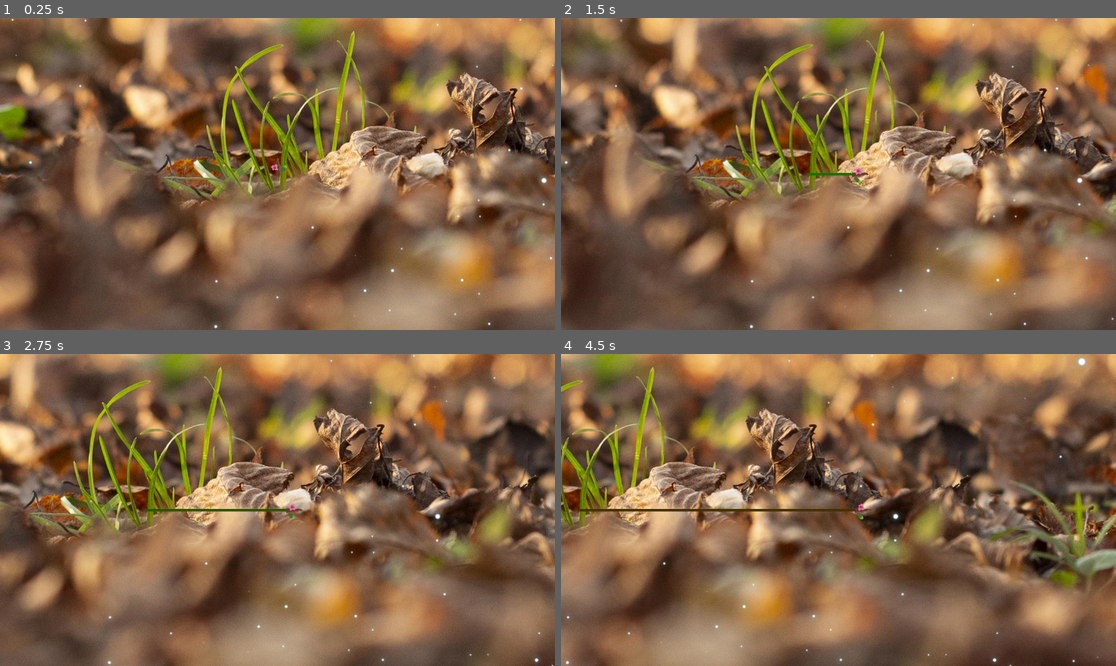
Above: before the commit, frames 1-4 (two rows, left to right).
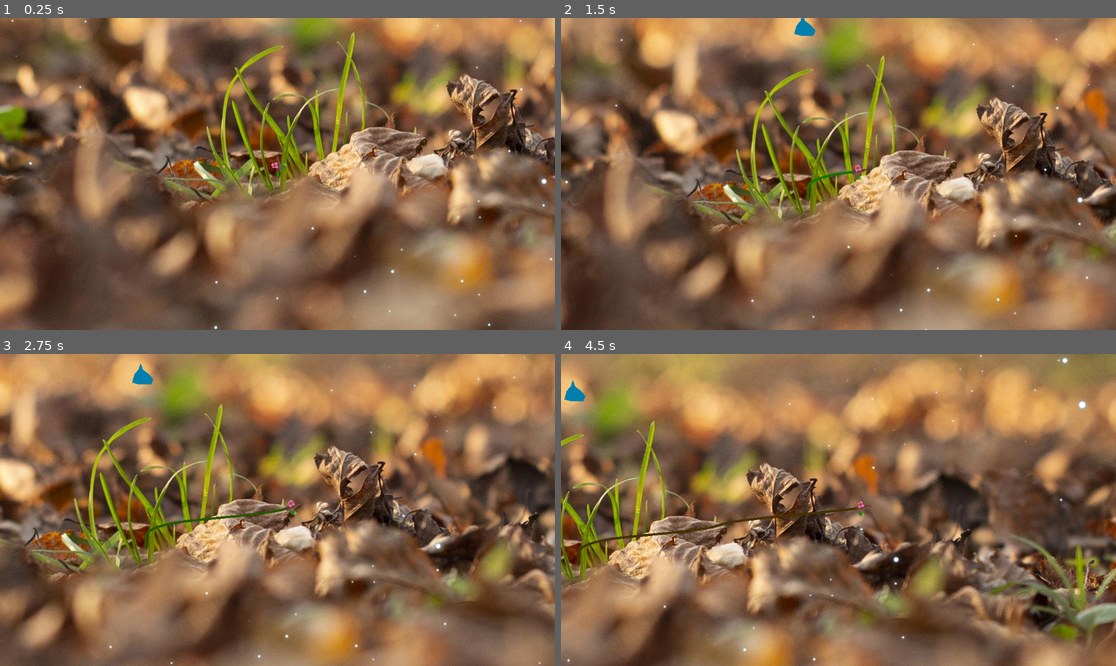
Above: after the commit, the same moments.

Repository: quimnuss/cozy
Game: Godot game, scene res://scenes/main_game.tscn
Same seed, same stepped clock (60 frames per second), same inputs: the game is played once before the commit and once after it.
Inputs:
- Up to frame 1 (0.25 s): no input
- Up to frame 2 (1.5 s): tap Enter (ui_accept) at 0.5, 0.77 s; hold D (move_right) from 0.53 s (still down)
- Up to frame 3 (2.75 s): tap Enter (ui_accept) at 1.52 s; release D (move_right) at 2.03 s; hold A (move_left) from 2.03 s (still down)
- Up to frame 4 (4.5 s): release A (move_left) at 2.78 s; hold D (move_right) 2.78-4.28 s; tap Enter (ui_accept) at 3.02, 3.77 s; hold A (move_left) from 4.28 s (still down)

The runs differ from the first frame. In frame 1, 4.3% of the frame differs, in the area x 0-100%, y 0-100%; in frame 2, 70%; in frame 3, 79%; in frame 4, 82%.

Commit message:
force 10% up minimum

Diff:
--- a/actors/Pickup.tscn
+++ b/actors/Pickup.tscn
@@ -9,6 +9,8 @@
 script = ExtResource("1_47xoe")
 
 [node name="Area2D" type="Area2D" parent="."]
+collision_layer = 0
+collision_mask = 2
 
 [node name="CollisionShape2D" type="CollisionShape2D" parent="Area2D"]
 shape = SubResource("CircleShape2D_eip28")
--- a/actors/player.gd
+++ b/actors/player.gd
@@ -4,6 +4,8 @@
 
 const SPEED = 200.0
 const JUMP_VELOCITY = -400.0
+
+@export var min_direction : Vector2 = Vector2(1, -0.1)
 
 signal is_watered
 
@@ -18,9 +20,10 @@
 
     var direction = Input.get_vector("move_left", "move_right", "move_up", "move_down")
     if direction:
+        direction = direction.clamp(Vector2(-1,-1), min_direction)
         velocity = velocity.move_toward(direction*Vector2(SPEED,SPEED), SPEED*delta)
     else:
-        velocity = velocity.move_toward(Vector2(0,0),SPEED*delta)
+        velocity = velocity.move_toward(Vector2(0,-50),SPEED*delta)
 
     if velocity:
         rotation = velocity.angle() + PI/2
--- a/actors/player.tscn
+++ b/actors/player.tscn
@@ -6,6 +6,7 @@
 [sub_resource type="CapsuleShape2D" id="CapsuleShape2D_knhjf"]
 
 [node name="Player" type="CharacterBody2D"]
+collision_layer = 2
 script = ExtResource("1_23gd1")
 
 [node name="AnimatedSprite2D" type="AnimatedSprite2D" parent="."]
--- a/project.godot
+++ b/project.godot
@@ -38,6 +38,11 @@
 ]
 }
 
+[layer_names]
+
+2d_physics/layer_2="Player"
+2d_physics/layer_3="Pickup"
+
 [rendering]
 
 renderer/rendering_method="gl_compatibility"
